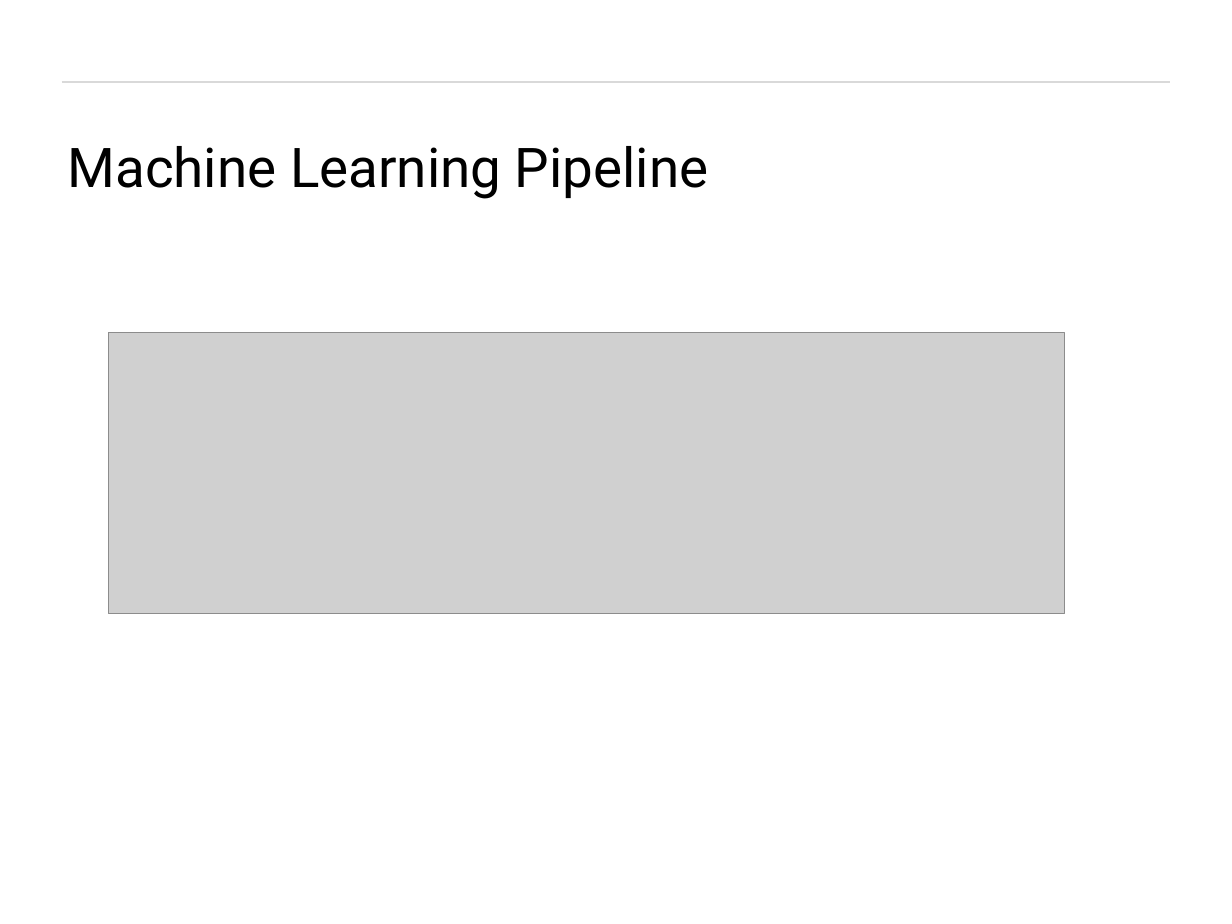
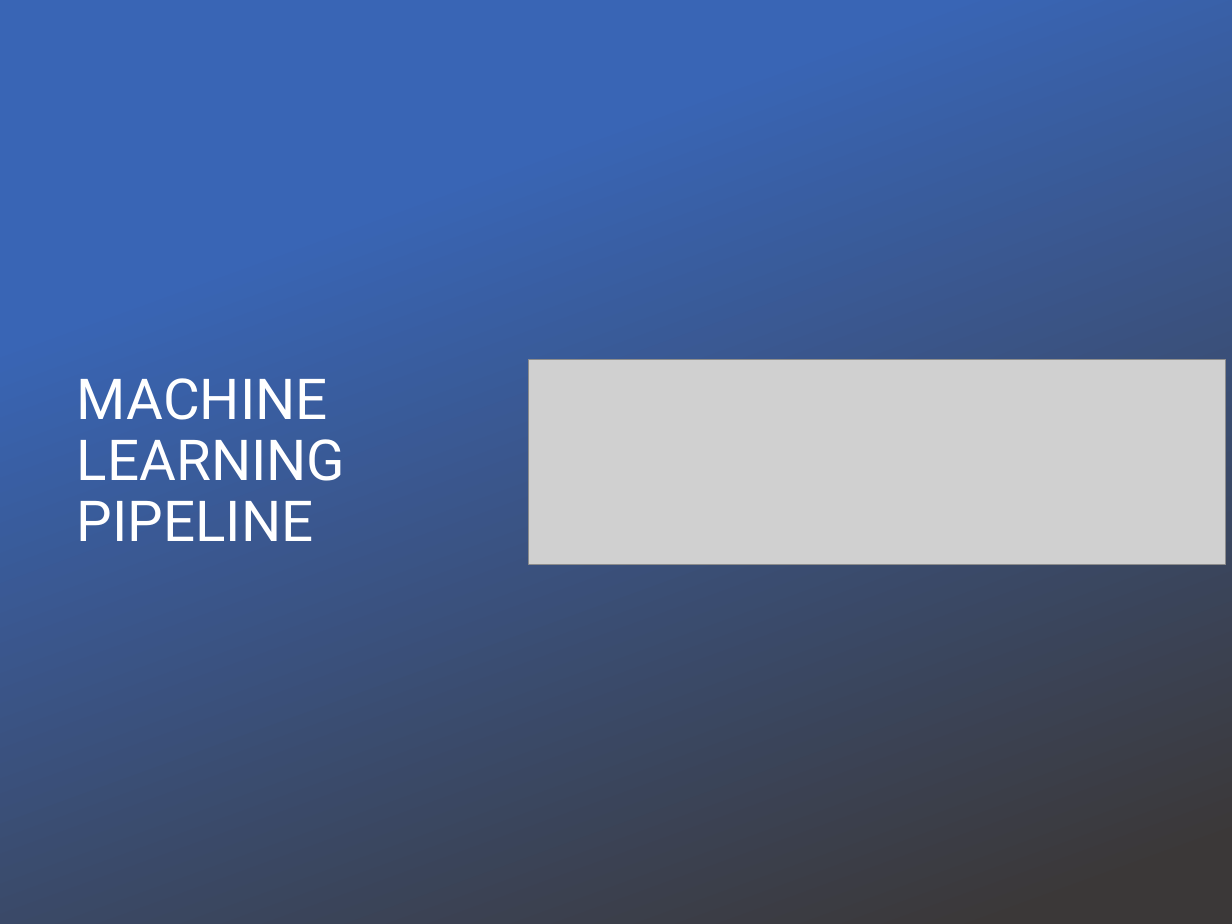
Before and after one commit to tiwari-abhi/ML_Projects, a slide deck: slide 3 of Presentation/Machine Learning As A Service.pptx. Drawn at 1232x924 pixels with LibreOffice and Linux fonts; fonts in the diff are those of the drawing; grey boxes stand for pictures; background and template pictures are left out; a plain dark background stands for a picture behind light text. Boxes give left, top, right and bottom in pixels: in the first picture for what was removed or moved away, otherwise in the second. Text is boxed around its words. In the diff, an @@ line names an element or a change of style, - is before the commit and + after.

```diff
--- a/Presentation/Machine Learning As A Service.pptx
+++ b/Presentation/Machine Learning As A Service.pptx
@@ background #FFFFFF to picture (left out) @@
@@ rectangle added at bbox=[0, 0, 615, 924], fill #FFFFFF @@
@@ rectangle added at bbox=[0, 0, 1232, 924], fill gradient #3965B5 to #3B3838 @@
@@ title at bbox=[77, 378, 345, 541]: text changed; size 32 to 33 pt; text colour #000000 to #FFFFFF @@
-Machine Learning Pipeline
+MACHINE LEARNING PIPELINE
@@ picture: place and size @@
-picture at bbox=[108, 333, 1064, 614]
+picture at bbox=[529, 360, 1225, 565]
```
Also in this commit, not shown: 15 other slides changed, 14 other files.
